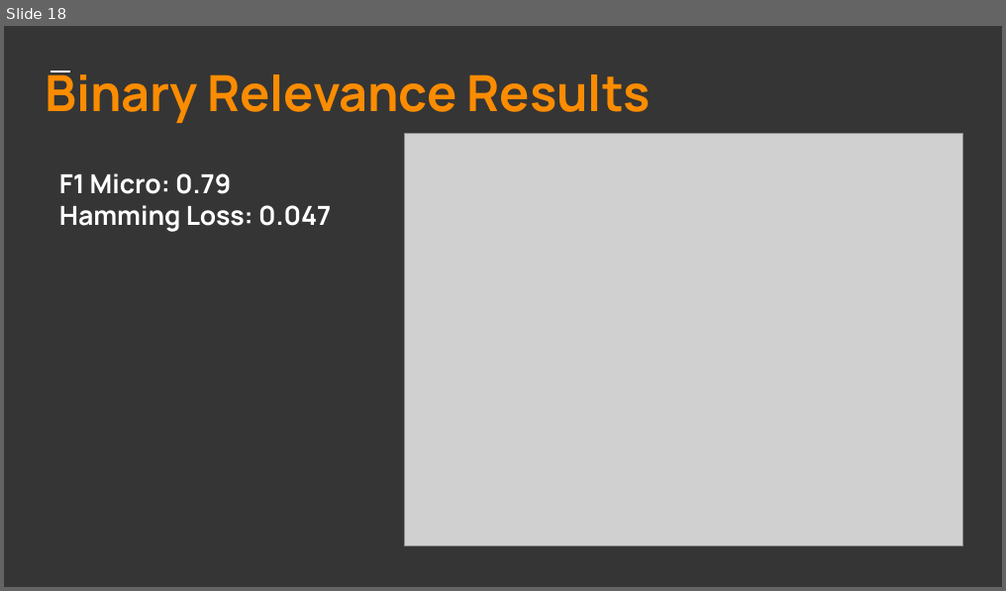
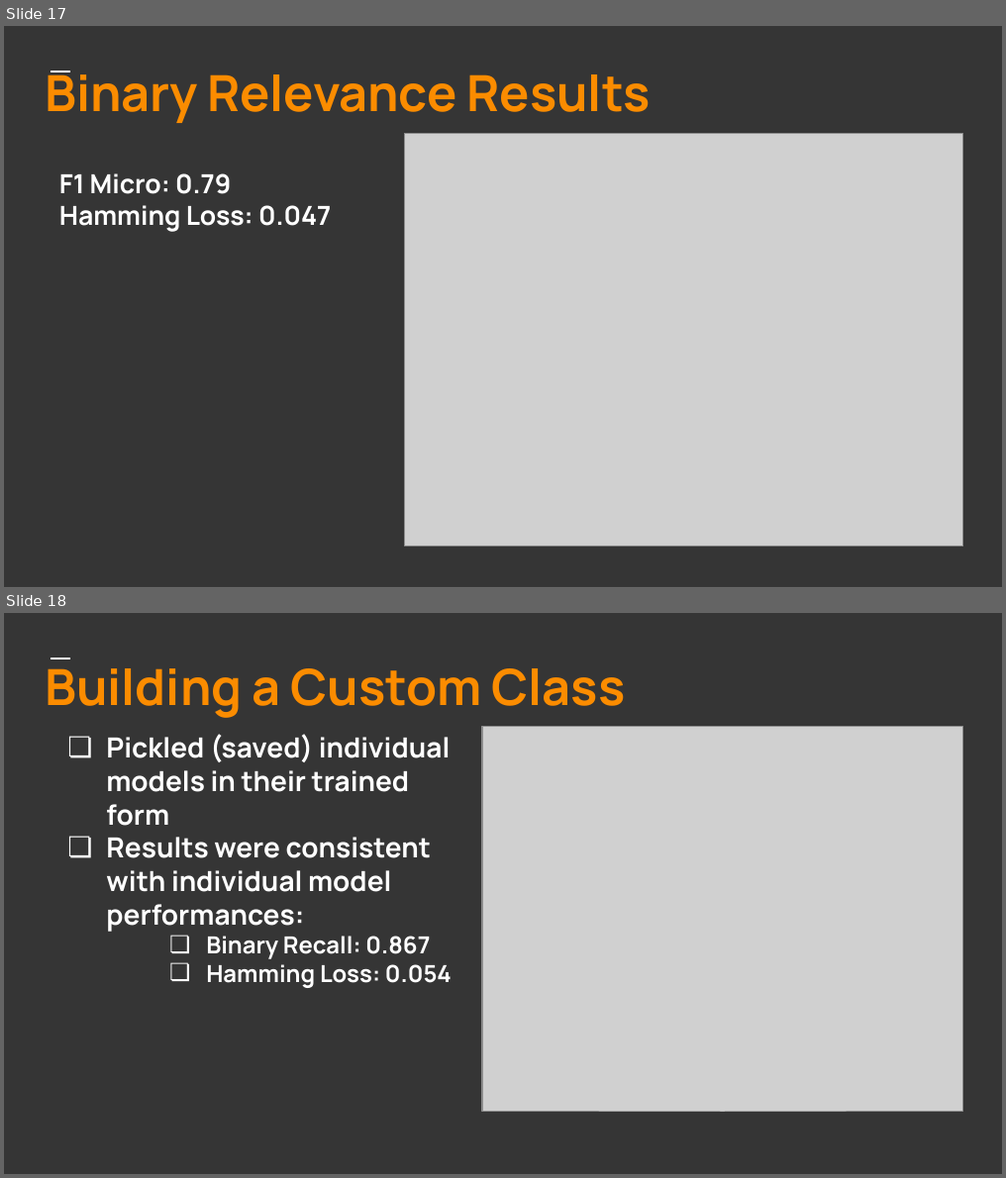
Before and after one commit to har1113/techx_online_toxicity_classification, a slide deck: Taming The Trolls.pptx. Shown one above the other, each under a label of ours: slide 18 before the commit, slides 17 and 18 after it. The pictures are 1006x591 and 1006x1178 pixels, drawn with LibreOffice and Linux fonts; fonts in the diff are those of the drawing; grey boxes stand for pictures. Boxes give left, top, right and bottom in pixels: in the first picture for what was removed or moved away, otherwise in the second. Text is boxed around its words. In the diff, an @@ line names an element or a change of style, - is before the commit and + after.

```diff
--- a/Taming The Trolls.pptx
+++ b/Taming The Trolls.pptx
@@ slide 18 added at (4, 613, 1002, 1174), background #353535; not listed: 1 template element that a slide beside it also shows @@
@@ title added at (45, 658, 626, 718), 36 pt, text #FB8C00, bold @@
+Building a Custom Class
@@ picture added at (482, 726, 962, 1112) @@
@@ text added at (106, 734, 451, 988), 20 pt, text #FFFFFF, bold @@
+❏ Pickled (saved) individual models in their trained form
+❏ Results were consistent with individual model performances:
+  ❏ Binary Recall: 0.867
+  ❏ Hamming Loss: 0.054
@@ what was slide 18 is now slide 17 @@
```
Also in this commit, not shown: 6 slides changed, 2 slides removed.
